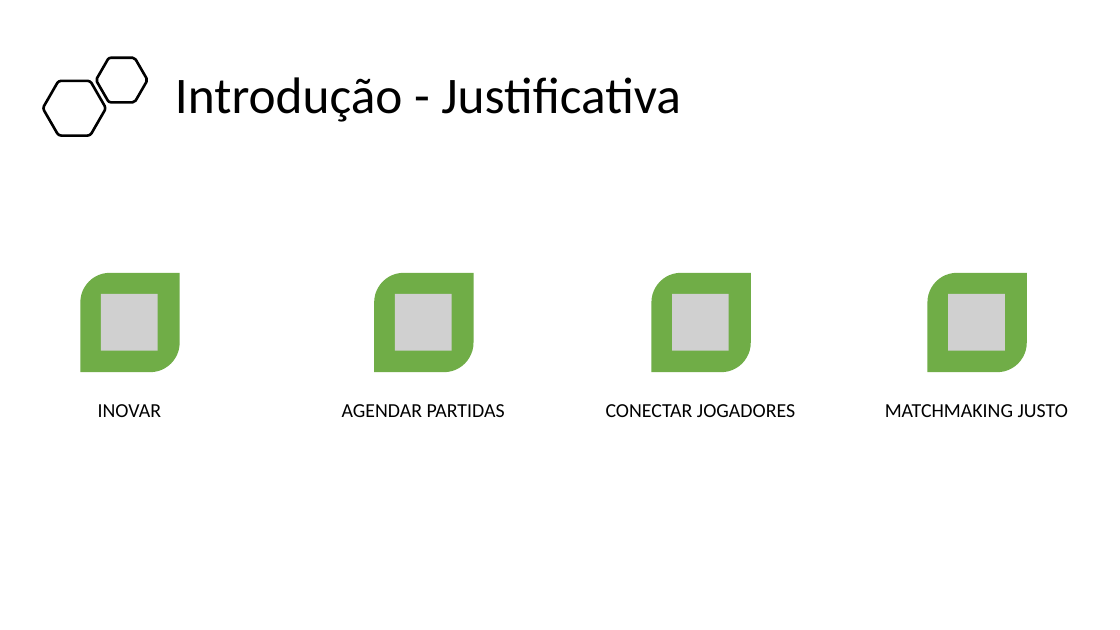
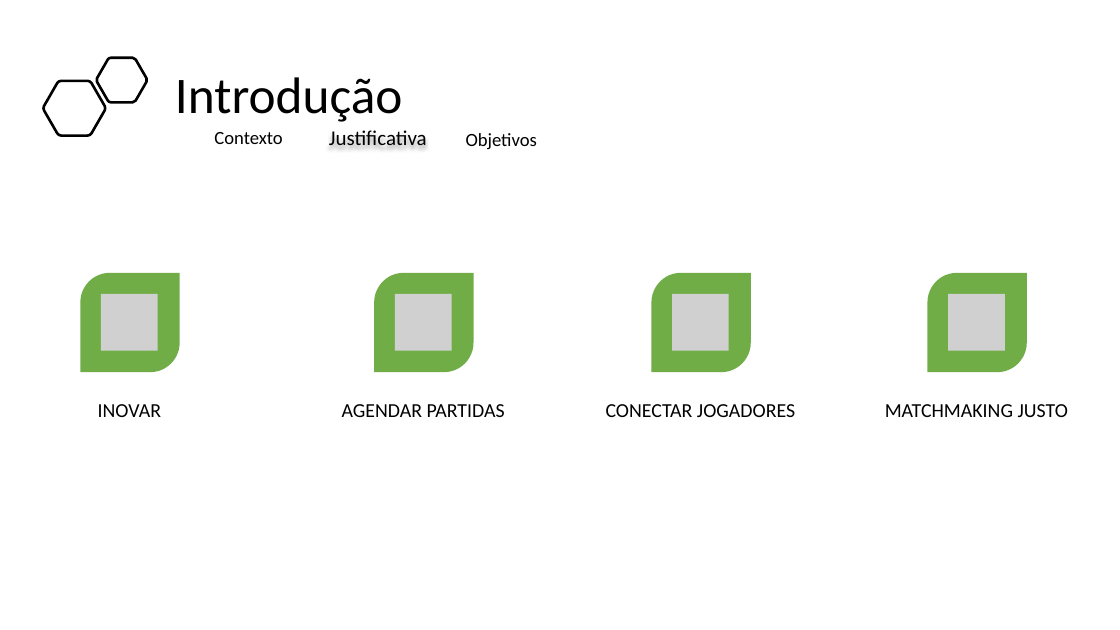
Before and after one commit to BandTec/project-hunter, a slide deck: slide 3 of Documentação/Apresentação - Sprint 3.pptx. Drawn at 1120x630 pixels with LibreOffice and Linux fonts; fonts in the diff are those of the drawing; grey boxes stand for pictures. Boxes give left, top, right and bottom in pixels: in the first picture for what was removed or moved away, otherwise in the second. Text is boxed around its words. In the diff, an @@ line names an element or a change of style, - is before the commit and + after.

Commit message:
PPT

```diff
--- a/Documentação/Apresentação - Sprint 3.pptx
+++ b/Documentação/Apresentação - Sprint 3.pptx
@@ title at <box>175,77,403,122</box>: text changed @@
-Introdução - Justificativa
+Introdução
@@ text added at <box>214,132,282,144</box>, 16 pt, text #000000 @@
+Contexto
@@ text added at <box>329,130,427,145</box>, 18 pt, text #000000 @@
+Justificativa
@@ text added at <box>466,133,537,149</box>, 16 pt, text #000000 @@
+Objetivos
```
Also in this commit, not shown: 2 other slides changed.
